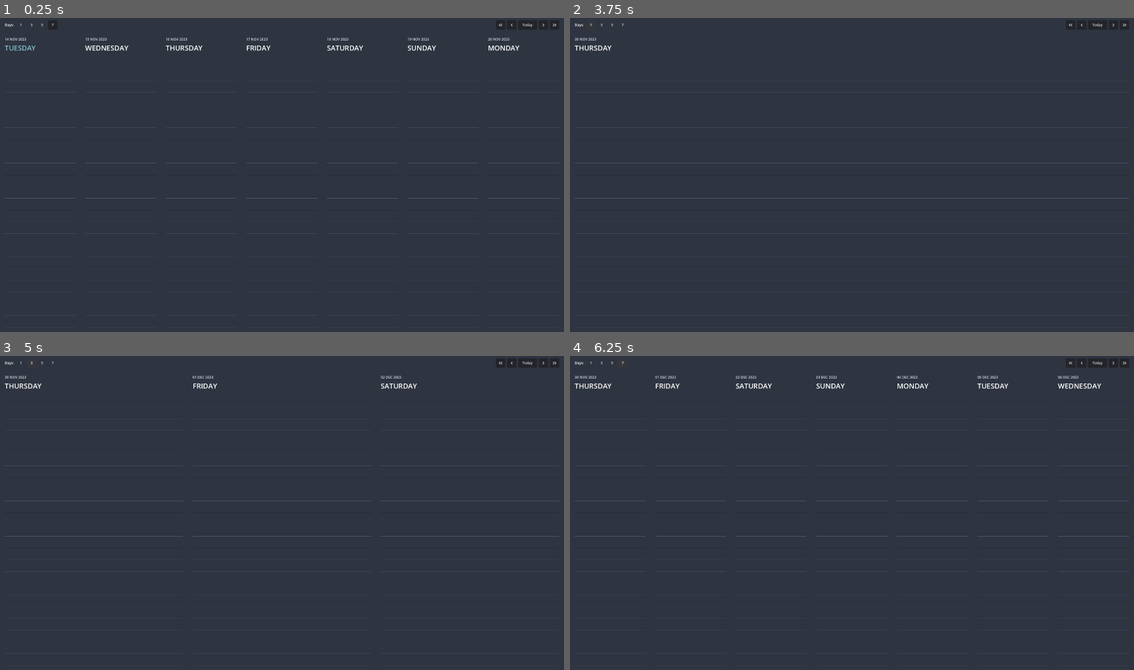
Above: before the commit, frames 1-4 (two rows, left to right).
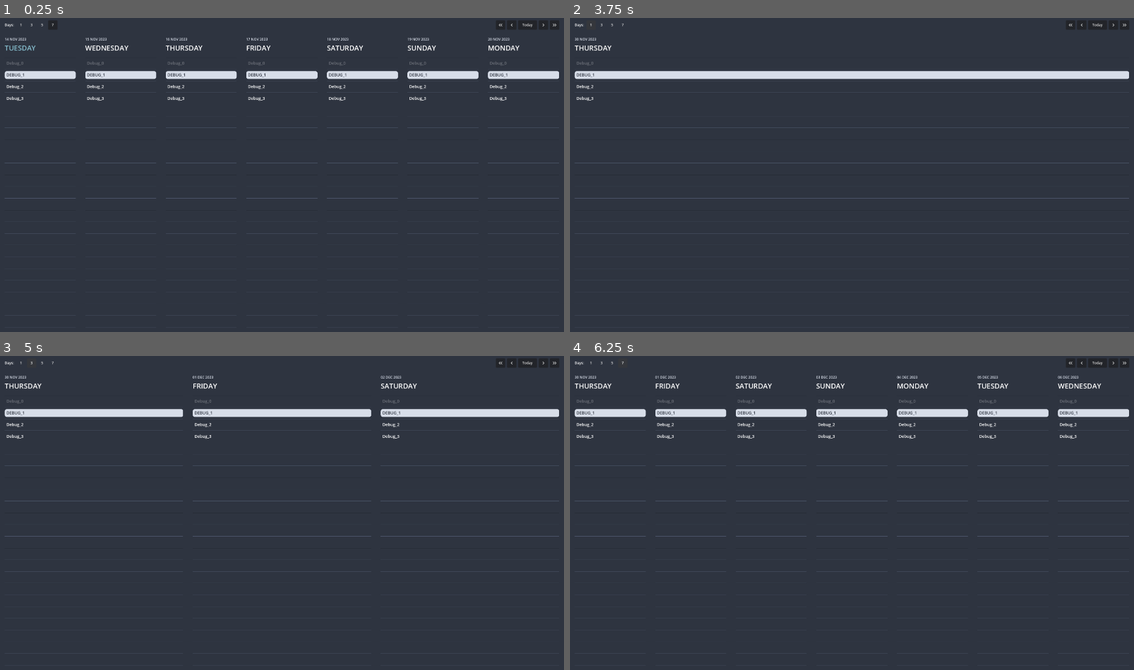
Above: after the commit, the same moments.

Repository: njamster/habituary
Game: Godot game, scene res://main_window/main_window.tscn
Two runs of this game, one before a commit and one after it. Both use one fixed random seed, a clock stepped at 60 frames per second and the inputs below.
Inputs (mouse positions are in pixels of both pictures, inside the frame that each line leads up to):
- Up to frame 1 (0.25 s): no input
- Up to frame 2 (3.75 s): click (1111, 24) at 0.5 s; click (1111, 24) at 1.25 s; click (1122, 24) at 2 s; click (1122, 24) at 2.75 s; click "1" at 3.5 s
- Up to frame 3 (5 s): click "3" at 4.25 s
- Up to frame 4 (6.25 s): click "5" at 5 s; click "7" at 5.75 s

The runs differ from the first frame. In frame 1, 2.8% of the frame differs, in the area x 0-100%, y 13-27%; in frame 2, 2.7%; in frame 3, 2.7%; in frame 4, 2.8%.

Commit message:
Automatically add dummy todos to ease debugging
Only in debug mode.

Diff:
--- a/main_window/list_view/day_panel/todo_list/todo_item/todo_item.gd
+++ b/main_window/list_view/day_panel/todo_list/todo_item/todo_item.gd
@@ -4,6 +4,12 @@
 
 const DEFAULT := preload("resources/default.tres")
 const HEADLINE := preload("resources/headline.tres")
+
+@export var text := "":
+	set(value):
+		text = value
+		if is_inside_tree():
+			%Label.text = text
 
 @export var done := false:
 	set(value):
@@ -31,6 +37,8 @@
 
 
 func _ready() -> void:
+	text = text # manually trigger setter
+
 	%Edit.hide()
 	%Label.show()
 
@@ -52,7 +60,7 @@
 	else:
 		if new_text.begins_with("# "):
 			new_text = new_text.right(-2)
-		%Label.text = new_text
+		text = new_text
 		%Edit.hide()
 		%Label.show()
 		if Input.is_key_pressed(KEY_SHIFT):
--- a/main_window/list_view/day_panel/todo_list/todo_list.gd
+++ b/main_window/list_view/day_panel/todo_list/todo_list.gd
@@ -1,6 +1,18 @@
 extends MarginContainer
 
 const TODO_ITEM := preload("todo_item/todo_item.tscn")
+
+
+func _ready() -> void:
+	if OS.is_debug_build():
+		for i in range(4):
+			var debug_item := TODO_ITEM.instantiate()
+			debug_item.text = "Debug_%d" % i
+			%Items.add_child(debug_item)
+			if i == 0:
+				debug_item.done = true
+			elif i == 1:
+				debug_item.is_heading = true
 
 
 func add_todo(at_position : Vector2) -> void:
